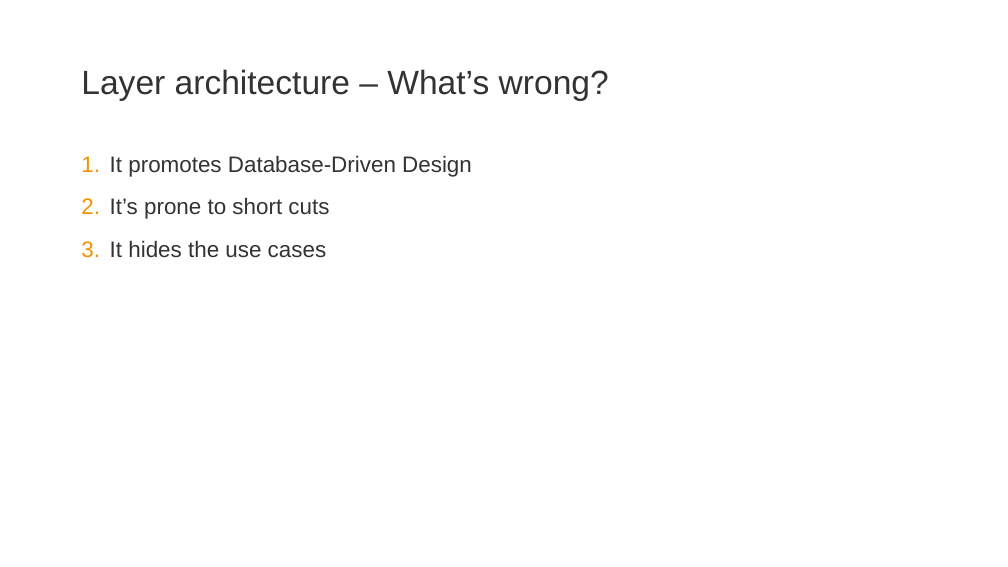
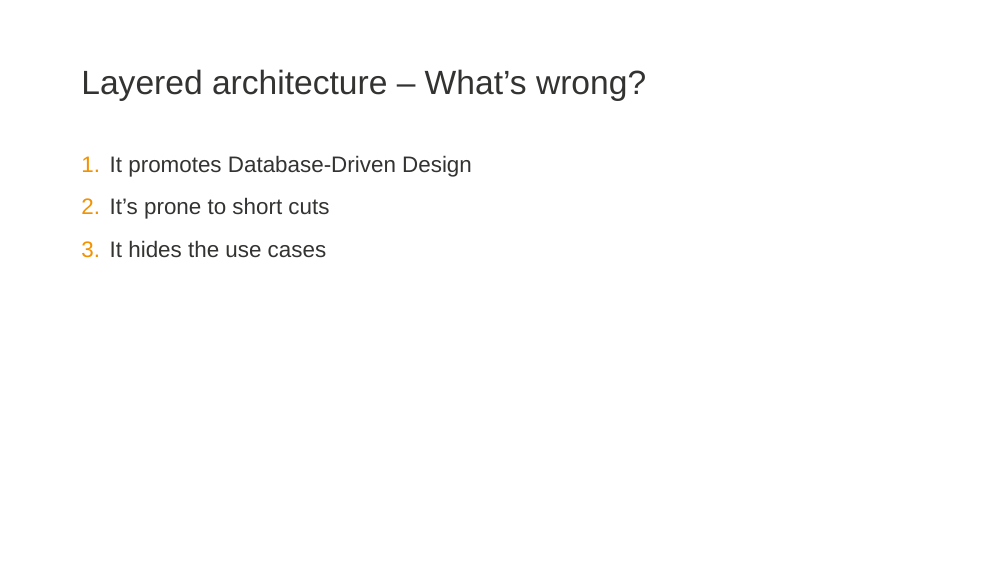
Before and after one commit to zatsepinvl/where-to-put-the-service, a slide deck: slide 11 of Where to put the service.pptm. Drawn at 1008x567 pixels with LibreOffice and Linux fonts; fonts in the diff are those of the drawing; background and template pictures are left out. Boxes give left, top, right and bottom in pixels: in the first picture for what was removed or moved away, otherwise in the second. Text is boxed around its words. In the diff, an @@ line names an element or a change of style, - is before the commit and + after.

```diff
--- a/Where to put the service.pptm
+++ b/Where to put the service.pptm
@@ title at box(81, 69, 646, 100): text changed @@
-Layer architecture – What’s wrong?
+Layered architecture – What’s wrong?
```
Also in this commit, not shown: 15 other slides changed, 8 slides added, 3 slides removed, 47 other files.
